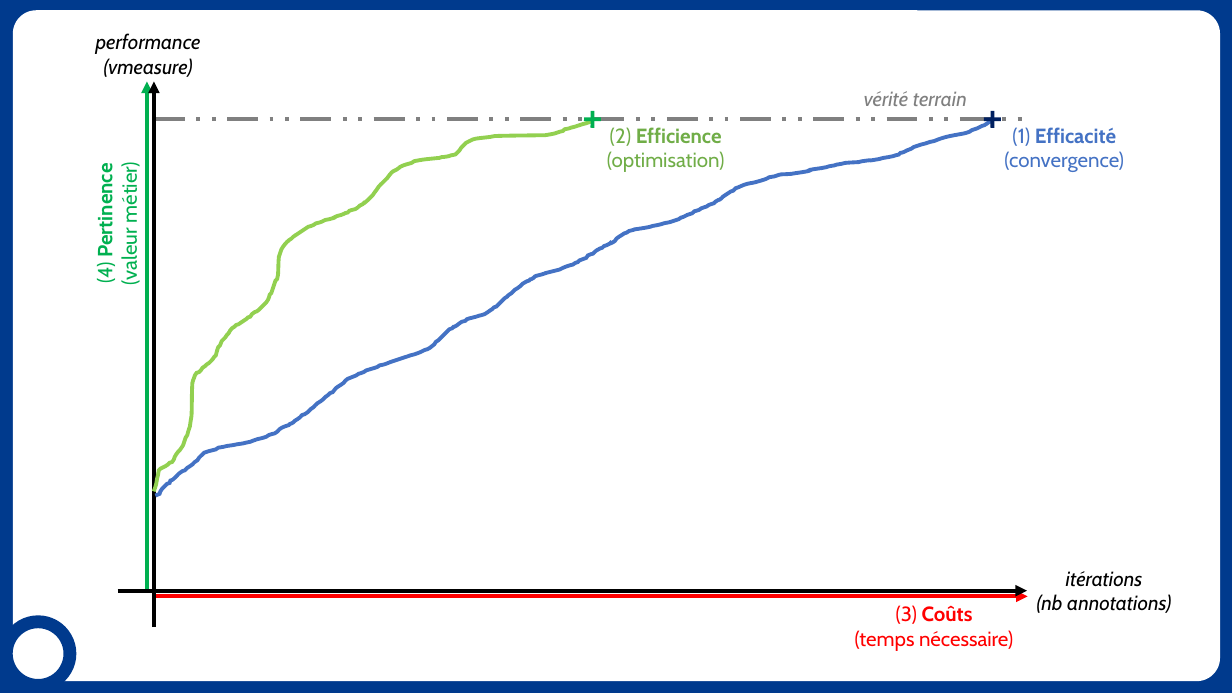
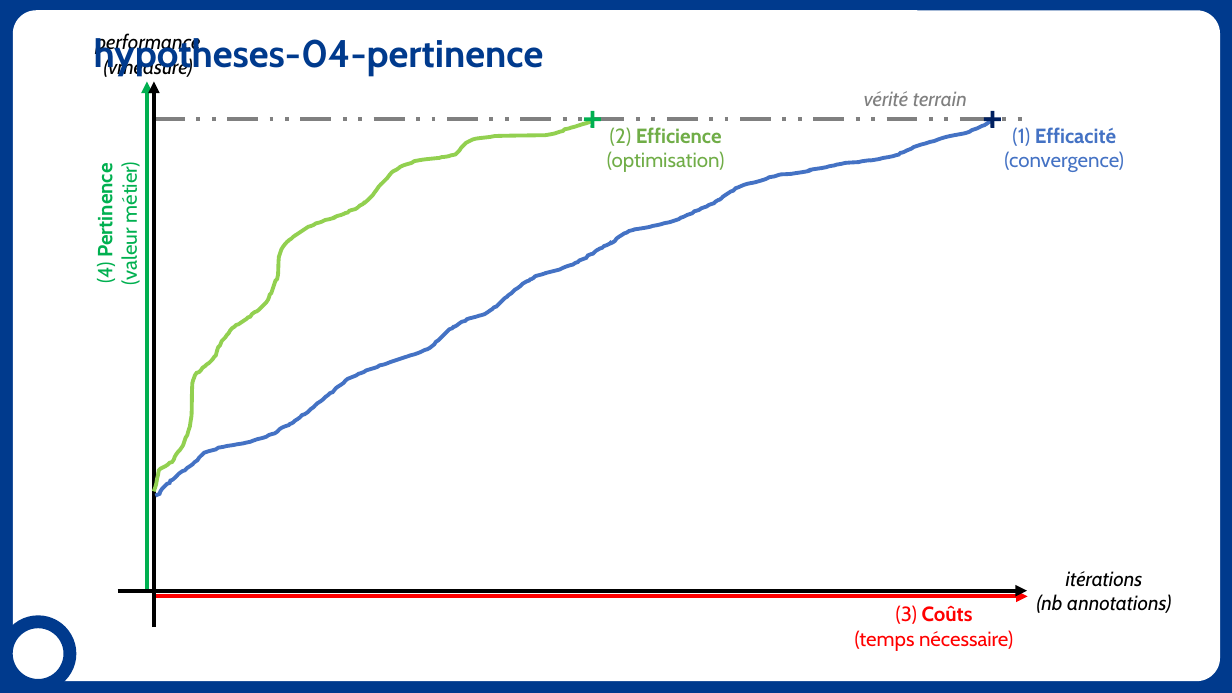
Before and after one commit to erwanschild/interactive-clustering-phd-report, a slide deck: slide 7 of draft/hypotheses.pptx. Drawn at 1232x693 pixels with LibreOffice and Linux fonts; fonts in the diff are those of the drawing; background and template pictures are left out. Boxes give left, top, right and bottom in pixels: in the first picture for what was removed or moved away, otherwise in the second. Text is boxed around its words. In the diff, an @@ line names an element or a change of style, - is before the commit and + after.

```diff
--- a/draft/hypotheses.pptx
+++ b/draft/hypotheses.pptx
@@ title added at <box>94,34,544,76</box>, 30 pt, text #003A8D, bold @@
+hypotheses-04-pertinence
```
Also in this commit, not shown: 7 other slides changed, 1 slide added, 13 other files.
